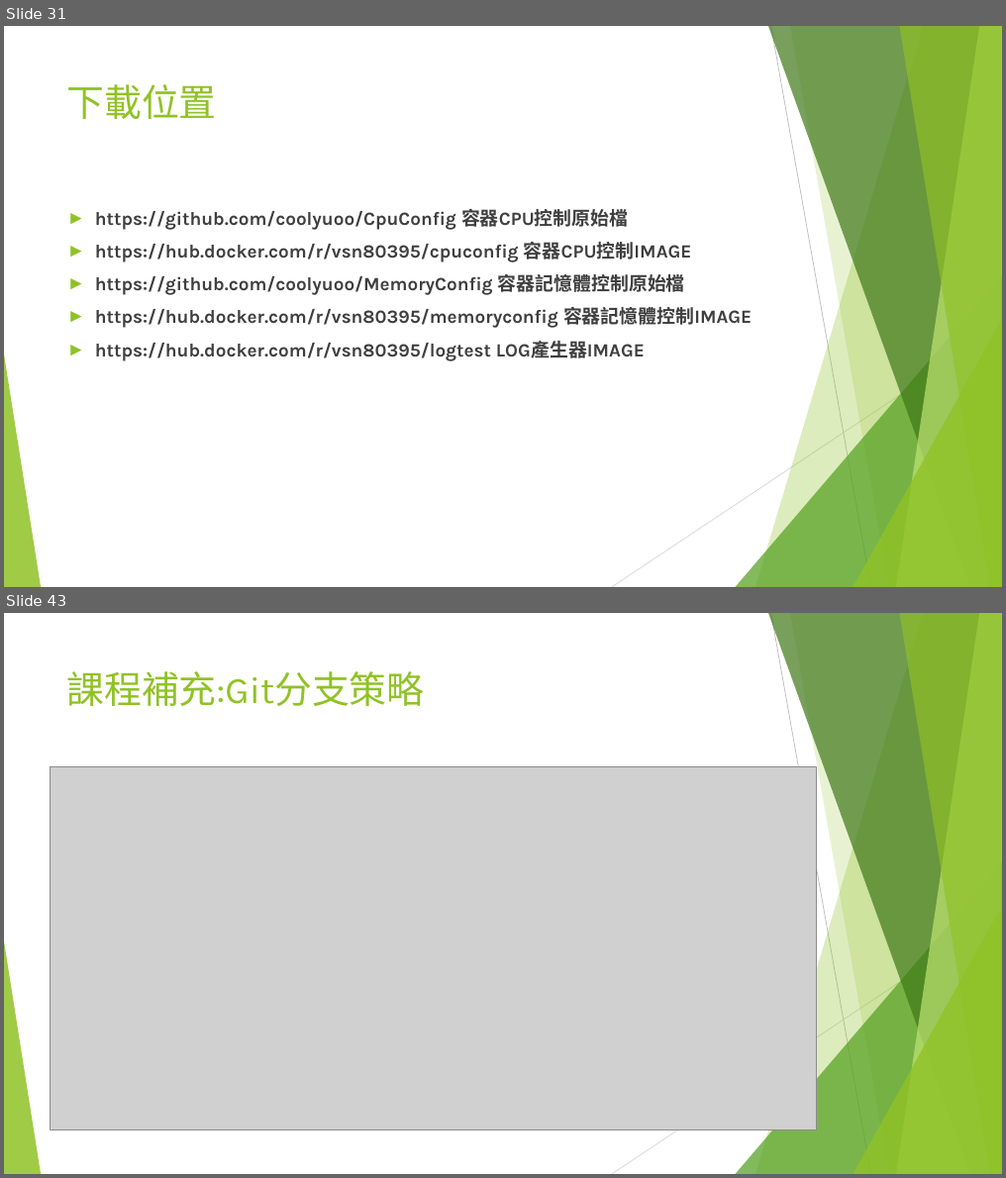
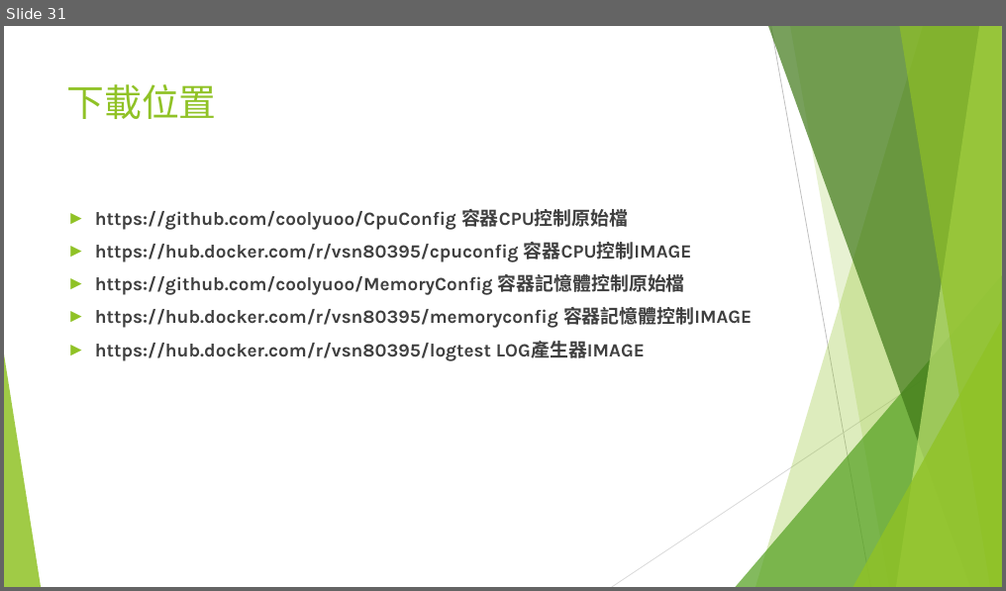
Before and after one commit to coolyuoo/Docker.Class4, a slide deck: 單元4.容器資源配置.pptx. Shown one above the other, each under a label of ours: slides 31 and 43 before the commit, slide 31 after it; the slides between them are not shown. The pictures are 1006x1178 and 1006x591 pixels, drawn with LibreOffice and Linux fonts; fonts in the diff are those of the drawing; grey boxes stand for pictures. Boxes give left, top, right and bottom in pixels: in the first picture for what was removed or moved away, otherwise in the second. Text is boxed around its words. In the diff, an @@ line names an element or a change of style, - is before the commit and + after.

```diff
--- a/單元4.容器資源配置.pptx
+++ b/單元4.容器資源配置.pptx
@@ slide 43 removed at (4,613,1002,1174), background #FFFFFF; not listed: 10 template elements that a slide beside it also shows @@
@@ title removed at (67,671,425,706) @@
-課程補充:Git分支策略
@@ picture removed at (51,767,816,1131) @@
```
Also in this commit, not shown: 1 slide changed, 35 other slides removed, 1 other file.
